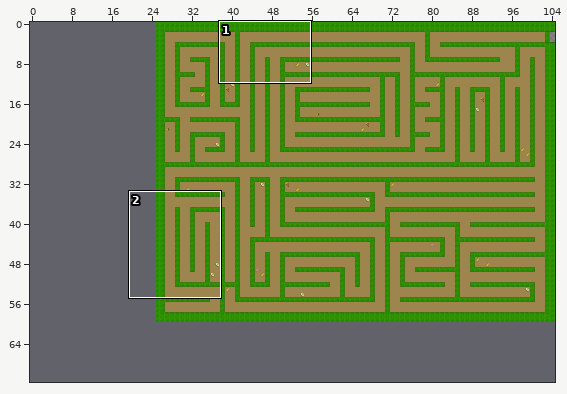
Two versions of a level (Tiled map, android/assets/tilemaps/peking/maze.tmx). The picture above shows the old version from afar; the outline marks the close-up.
Close-up. Before the commit:
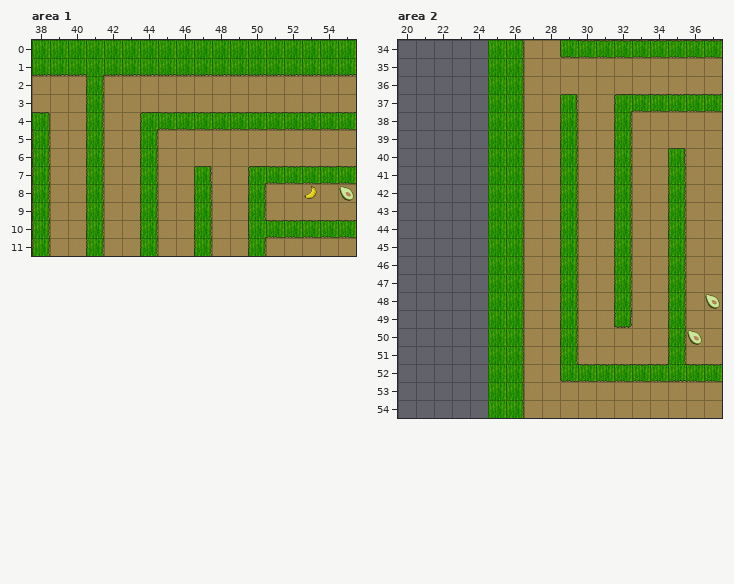
Cells are 64x64 px. Shown: area 1 x 38..55, y 0..11; area 2 x 20..37, y 34..54. The commit also changed other parts of the map, which this record leaves out.
The result:
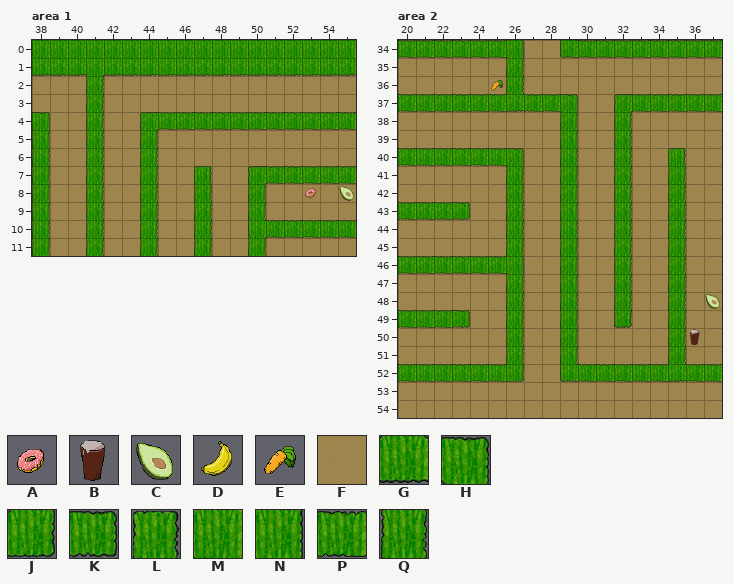
Key: from "bad_objects": A 0, B 1; from "good_objects": C 0, D 1, E 2; from "tileset": F 1, G 8, H 9, J 10, K 15, L 16, M 17, N 20, P 21, Q 22.
_ is an empty cell.
Changes in this commit:
{"where": "layer \"bad_tiles\", area 1"}
{"y":8,"x":53,"old":"D","new":"A"}
{"where": "layer \"ground\", area 2"}
{"y":34,"x":20,"old":"_____","new":"FFFFF"}
{"y":35,"x":20,"old":"_____","new":"FFFFF"}
{"y":36,"x":20,"old":"_____","new":"FFFFF"}
{"y":37,"x":20,"old":"_____","new":"FFFFF"}
{"y":38,"x":20,"old":"_____","new":"FFFFF"}
{"y":39,"x":20,"old":"_____","new":"FFFFF"}
{"y":40,"x":20,"old":"_____","new":"FFFFF"}
{"y":41,"x":20,"old":"_____","new":"FFFFF"}
{"y":42,"x":20,"old":"_____","new":"FFFFF"}
{"y":43,"x":20,"old":"_____","new":"FFFFF"}
{"y":44,"x":20,"old":"_____","new":"FFFFF"}
{"y":45,"x":20,"old":"_____","new":"FFFFF"}
{"y":46,"x":20,"old":"_____","new":"FFFFF"}
{"y":47,"x":20,"old":"_____","new":"FFFFF"}
{"y":48,"x":20,"old":"_____","new":"FFFFF"}
{"y":49,"x":20,"old":"_____","new":"FFFFF"}
{"y":50,"x":20,"old":"_____","new":"FFFFF"}
{"y":51,"x":20,"old":"_____","new":"FFFFF"}
{"y":52,"x":20,"old":"_____","new":"FFFFF"}
{"y":53,"x":20,"old":"_____","new":"FFFFF"}
{"y":54,"x":20,"old":"_____","new":"FFFFF"}
{"where": "layer \"wall_tiles\", area 2"}
{"y":34,"x":20,"old":"_____M","new":"PPPPPP"}
{"y":35,"x":25,"old":"MN","new":"_Q"}
{"y":36,"x":25,"old":"MN","new":"_Q"}
{"y":37,"x":20,"old":"_____MN__L","new":"PPPPPPGPPH"}
{"y":38,"x":25,"old":"MN","new":"__"}
{"y":39,"x":25,"old":"MN","new":"__"}
{"y":40,"x":20,"old":"_____MN","new":"PPPPPPH"}
{"y":41,"x":25,"old":"MN","new":"_Q"}
{"y":42,"x":25,"old":"MN","new":"_Q"}
{"y":43,"x":20,"old":"____","new":"PPPK"}
{"y":43,"x":25,"old":"MN","new":"_Q"}
{"y":44,"x":25,"old":"MN","new":"_Q"}
{"y":45,"x":25,"old":"MN","new":"_Q"}
{"y":46,"x":20,"old":"_____M","new":"PPPPPP"}
{"y":47,"x":25,"old":"MN","new":"_Q"}
{"y":48,"x":25,"old":"MN","new":"_Q"}
{"y":49,"x":20,"old":"____","new":"PPPK"}
{"y":49,"x":25,"old":"MN","new":"_Q"}
{"y":50,"x":25,"old":"MN","new":"_Q"}
{"y":51,"x":25,"old":"MN","new":"_Q"}
{"y":52,"x":20,"old":"_____MN","new":"PPPPPPJ"}
{"y":53,"x":25,"old":"MN","new":"__"}
{"y":54,"x":25,"old":"MN","new":"__"}
{"where": "layer \"bad_tiles\", area 2"}
{"y":50,"x":36,"old":"C","new":"B"}
{"where": "layer \"good_tiles\", area 2"}
{"y":36,"x":25,"old":"_","new":"E"}
{"label":"changed","picture_box":[304,186,317,199]}
{"label":"changed","picture_box":[398,40,578,418]}
{"label":"changed","picture_box":[687,329,702,345]}
